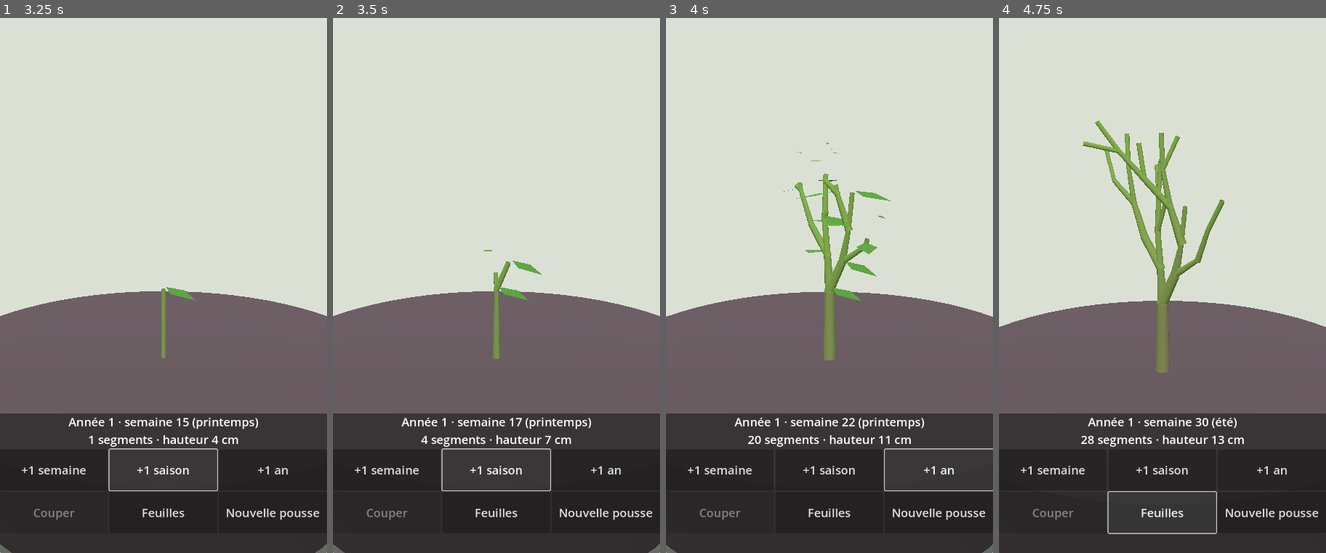
Above: before the commit, frames 1-4 (left to right).
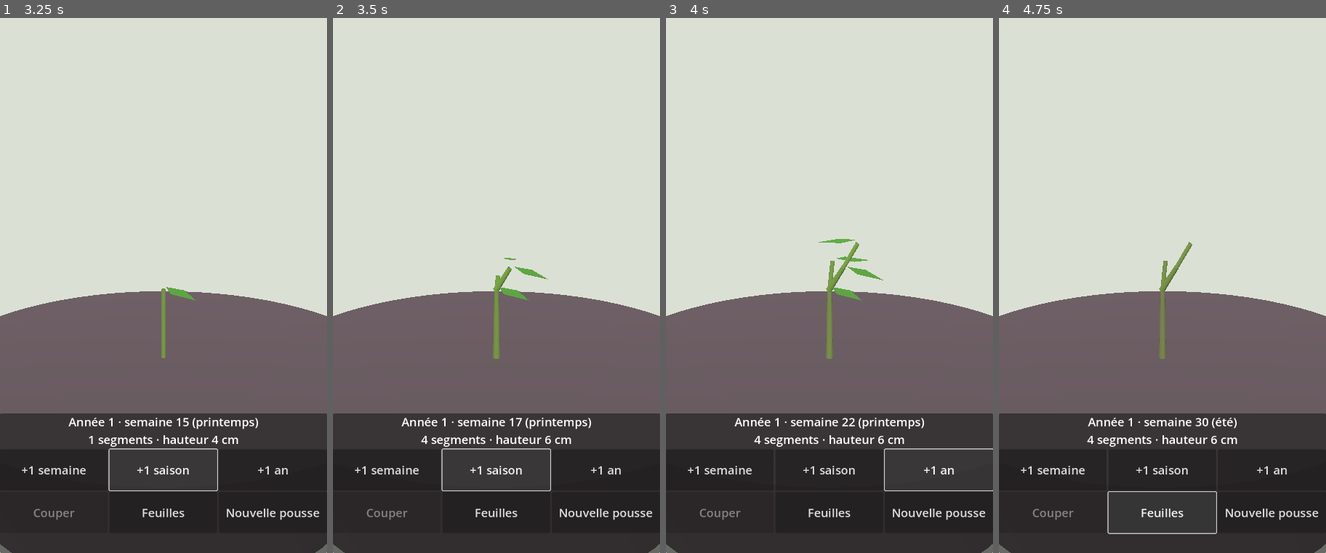
Above: after the commit, the same moments.

Repository: Ankool29/bonzai
Game: Godot game, scene res://scenes/main.tscn
The game is run twice, just before and just after one commit, with the same random seed, the same clock (stepped at 60 frames per second) and the same inputs.
Inputs:
- Up to frame 1 (3.25 s): click "Nouvelle pousse" at 0.5 s; click "Nouvelle pousse" at 1.25 s; click "+1 semaine" at 2 s; click "+1 saison" at 2.75 s
- Up to frame 2 (3.5 s): no input
- Up to frame 3 (4 s): click "+1 an" at 3.5 s
- Up to frame 4 (4.75 s): click "Feuilles" at 4.25 s

Frame 1 is identical in both runs. In frame 2, 0.2% of the frame differs, in the area x 46-67%, y 43-80%; in frame 3, 2.2%; in frame 4, 5.1%, in the area x 0-100%, y 19-100%.

Commit message:
Étape 3 : pousse irrégulière, rameaux courts, levée de dominance, réserves, rejets
Co-Authored-By: Claude Opus 5.5 <noreply@anthropic.com>
Claude-Session: https://claude.ai/code/session_01MAppfJEzF7Td7hJP7q14tM

Diff:
--- a/scripts/main.gd
+++ b/scripts/main.gd
@@ -13,6 +13,7 @@
 var frac := 0.0       # avancement dans la semaine en cours (pour voir les pousses s'allonger)
 var speed := 1.0      # semaines par seconde
 var show_leaves := true
+var layout := 0
 
 var touches := {}
 var tap_start := Vector2.ZERO
@@ -129,12 +130,16 @@
 		frac -= 1.0
 	if pending == 0:
 		frac = 0.0
+	if sim.layout != layout:  # des rameaux morts sont tombés : les indices ont changé
+		layout = sim.layout
+		selected = -1
 	_refresh()
 
 
 func _cut() -> void:
 	if sim.prune(selected):
 		selected = -1
+		layout = sim.layout
 		_refresh()
 
 
@@ -146,6 +151,7 @@
 func _new_tree() -> void:
 	sim.reset(randi())
 	selected = -1
+	layout = sim.layout
 	pending = 0
 	frac = 0.0
 	dist = 0.35
--- a/scripts/tree_sim.gd
+++ b/scripts/tree_sim.gd
@@ -21,7 +21,10 @@
 	var grow_time := 1.0     # semaines pour atteindre sa longueur
 	var dead := false        # à retirer du tableau
 	var dry := false         # bois mort resté sur l'arbre
+	var dry_week := 0
 	var weak := 0            # étés passés trop à l'ombre
+	var lat_q := 1.0         # qualité du bourgeon axillaire (puis vigueur propre du rameau latéral)
+	var release := 1.0       # bonus des bourgeons de ce nœud après une coupe (levée de dominance)
 	# recalculés à chaque poussée
 	var light := 0.0
 	var count := 0
@@ -48,7 +51,13 @@
 var bud_life := 52 * 8        # durée de vie d'un bourgeon dormant (semaines)
 var backbud_nodes := 4        # nœuds sous la coupe qui peuvent rebourgeonner
 var backbud_chance := 0.6
-var capacity := 1500          # entre-nœuds vivants que le pot peut nourrir (en attendant les racines)
+var pot_q := 120.0            # lumière au-delà de laquelle les racines du pot ne suivent plus
+var spur_min := 0.5           # vigueur minimale pour un rameau court…
+var spur_light := 0.7         # …et lumière minimale sur le bourgeon
+var release_nodes := 3        # nœuds sous la coupe qui profitent de la levée de dominance
+var release_boost := 3.0
+var sprout_excess := 1.4      # réserves / lumière au-delà duquel des rejets apparaissent
+var max_sprouts := 4
 
 ## Semaine de l'année -> force de la poussée (printemps puis petite poussée d'été).
 const FLUSHES := {15: 1.0, 18: 1.0, 21: 0.8, 27: 0.5}
@@ -68,12 +77,15 @@
 
 var segs: Array[Seg] = []
 var week := 0
+var reserve := 0.0            # vigueur que les racines peuvent fournir (suit la lumière avec retard)
+var layout := 0               # change quand des segments sont retirés (les indices changent)
 var rng := RandomNumberGenerator.new()
 
 
 func reset(seed_value: int = 1) -> void:
 	rng.seed = seed_value
 	segs.clear()
+	reserve = 0.0
 	week = 10  # début mars, année 1
 	var s := Seg.new()
 	s.end = Vector3(0, internode * 2.0, 0)
@@ -91,7 +103,7 @@
 	if w == DIEBACK_WEEK:
 		_dieback()
 	if w == 0:
-		_age_buds()
+		_end_of_year()
 
 
 ## Coupe le segment i et tout ce qu'il porte. Renvoie false pour la base (on ne coupe pas tout l'arbre).
@@ -100,7 +112,8 @@
 		return false
 	var j := segs[i].parent
 	_kill(i)
-	# La coupe réveille des bourgeons (dormants ou adventifs) sur les nœuds juste en dessous.
+	# La coupe lève la dominance apicale : les bourgeons juste en dessous (dormants ou adventifs)
+	# se réveillent et prennent de la vigueur l'année suivante.
 	for k in backbud_nodes:
 		if j < 0:
 			break
@@ -108,6 +121,8 @@
 		if not p.dry and not p.lat_bud and p.lat_child < 0 and rng.randf() < backbud_chance:
 			p.phase = rng.randf() * TAU
 			_set_lateral(p, (p.end - p.start).normalized())
+		if k < release_nodes:
+			p.release = release_boost
 		j = p.parent
 	_compact()
 	_basipetal()
@@ -139,17 +154,56 @@
 func _flush(strength: float) -> void:
 	_compute_shadow()
 	_basipetal()
+	if _sprouts():
+		_basipetal()
 	_allocate(strength)
 	_grow()
 	_basipetal()
 
 
-func _age_buds() -> void:
+func _end_of_year() -> void:
 	for s in segs:
+		s.release = 1.0
 		if s.lat_bud:
 			s.lat_bud_age += 52
 			if s.lat_bud_age > bud_life:
 				s.lat_bud = false
+	reserve = lerpf(reserve, segs[0].light, 0.5)  # les racines s'ajustent en un an ou deux
+	# Les rameaux morts fins tombent d'eux-mêmes au bout d'un an ; le gros bois mort reste.
+	var fell := false
+	for i in range(1, segs.size()):
+		var s := segs[i]
+		if s.dry and not s.dead and not segs[s.parent].dry and s.radius < 0.004 and week - s.dry_week >= 40:
+			_kill(i)
+			fell = true
+	if fell:
+		_compact()
+
+
+## Rejets : quand les racines fournissent bien plus que la couronne ne peut employer (après une
+## taille sévère), des bourgeons adventifs percent sur le vieux bois, surtout en bas du tronc.
+func _sprouts() -> bool:
+	var excess := reserve / maxf(segs[0].light, 0.01)
+	if excess < sprout_excess or segs.size() < 10:
+		return false
+	var n := mini(int((excess - sprout_excess) * 4.0) + 1, max_sprouts)
+	for k in n:
+		var best := -1
+		for tries in 10:  # parmi quelques nœuds de vieux bois, le plus gros (bas du tronc)
+			var c := rng.randi_range(0, segs.size() - 1)
+			var s := segs[c]
+			if s.dry or s.lat_bud or s.lat_child >= 0 or s.born > week - 52:
+				continue
+			if best < 0 or s.radius > segs[best].radius:
+				best = c
+		if best >= 0:
+			var p := segs[best]
+			p.phase = rng.randf() * TAU
+			_set_lateral(p, (p.end - p.start).normalized())
+			p.lat_dir = (p.lat_dir + Vector3.UP * 1.5).normalized()  # gourmand : pousse vers le haut
+			p.lat_q = 1.5
+			p.release = release_boost
+	return true
 
 
 ## Une branche trop à l'ombre pour sa taille s'affaiblit ; au deuxième été de suite, elle sèche
@@ -168,6 +222,7 @@
 					segs[k].dry = true
 					segs[k].term_bud = false
 					segs[k].lat_bud = false
+					segs[k].dry_week = week
 		else:
 			s.weak = 0
 	_basipetal()
@@ -203,13 +258,15 @@
 
 ## De la base vers les feuilles : répartition de la vigueur (Borchert-Honda).
 func _allocate(strength: float) -> void:
-	var pot := clampf(1.0 - float(segs[0].count) / capacity, 0.0, 1.0)
-	segs[0].vigor = alpha * segs[0].light * strength * pot
+	reserve = maxf(reserve, segs[0].light)
+	# Le pot plafonne ce que les racines fournissent : un gros arbre répartit la même vigueur
+	# sur plus de bourgeons, d'où des pousses plus courtes.
+	segs[0].vigor = alpha * pot_q * reserve / (reserve + pot_q) * strength
 	for s in segs:
 		var qm := segs[s.main_child].light if s.main_child >= 0 else s.q_term
 		var ql := segs[s.lat_child].light if s.lat_child >= 0 else s.q_lat
-		var wm := apical * qm
-		var wl := (1.0 - apical) * ql
+		var wm := apical * qm * (s.release if s.main_child < 0 else 1.0)
+		var wl := (1.0 - apical) * ql * s.lat_q * (s.release if s.lat_child < 0 else 1.0)
 		var tot := wm + wl
 		var vm := s.vigor * wm / tot if tot > 0.0 else 0.0
 		var vl := s.vigor * wl / tot if tot > 0.0 else 0.0
@@ -227,22 +284,23 @@
 	var n0 := segs.size()
 	for i in n0:
 		var s := segs[i]
-		# Arrondi au hasard : la vigueur fractionnaire n'est pas perdue en moyenne.
-		s.v_term = floorf(s.v_term + rng.randf())
-		s.v_lat = floorf(s.v_lat + rng.randf())
-		if s.term_bud and s.v_term >= 1.0:
+		if s.term_bud and (s.v_term >= 1.0 or (s.v_term >= spur_min and s.q_term >= spur_light)):
 			s.term_bud = false
 			s.main_child = _shoot(i, s.end - s.start, s.v_term)
-		if s.lat_bud and s.v_lat >= 1.0:
+		if s.lat_bud and (s.v_lat >= 1.0 or (s.v_lat >= spur_min and s.q_lat >= spur_light)):
 			s.lat_bud = false
 			s.lat_child = _shoot(i, s.lat_dir, s.v_lat)
 		s.v_term = 0.0
 		s.v_lat = 0.0
 
 
-## Fait pousser une tige de floor(v) entre-nœuds depuis le bout du segment parent. Renvoie le premier.
+## Fait pousser une tige depuis le bout du segment parent. Renvoie le premier entre-nœud.
+## Vigueur < 1 : rameau court (un entre-nœud minuscule). Sinon environ v entre-nœuds (arrondi au hasard),
+## d'autant plus longs que la pousse est vigoureuse, plus courts au début et à la fin du rameau.
 func _shoot(parent_i: int, dir: Vector3, v: float) -> int:
-	var n := mini(int(v), max_per_flush)
+	var spur := v < 1.0
+	var n := 1 if spur else clampi(int(v + rng.randf()), 1, max_per_flush)
+	var len_v := 0.3 if spur else clampf(0.5 + 0.15 * v, 0.5, 1.5)
 	var first := -1
 	var prev := parent_i
 	var d := dir.normalized()
@@ -254,13 +312,15 @@
 		var s := Seg.new()
 		s.parent = prev
 		s.start = p
-		s.end = p + d * internode
+		var profile := 1.0 if spur else 0.6 + 0.6 * sin(PI * (k + 0.5) / n)
+		s.end = p + d * internode * len_v * profile * rng.randf_range(0.8, 1.2)
 		s.radius = tip_radius
 		s.grow_time = GROW_WEEKS / n
 		s.born = week + k * s.grow_time  # les entre-nœuds s'allongent l'un après l'autre
 		phase += phyllotaxy + rng.randf_range(-0.2, 0.2)
 		s.phase = phase
 		_set_lateral(s, d)
+		s.lat_q = rng.randf_range(0.6, 1.4) * (0.7 + 0.6 * float(k + 1) / n)  # acrotonie : le haut du rameau part plus fort
 		segs.append(s)
 		var idx := segs.size() - 1
 		if k == 0:
@@ -310,6 +370,7 @@
 		s.main_child = remap[s.main_child] if s.main_child >= 0 else -1
 		s.lat_child = remap[s.lat_child] if s.lat_child >= 0 else -1
 	segs = out
+	layout += 1
 
 
 # --- Grille d'ombre ---
Not shown, changed: docs/A_CORRIGER.md
Not shown, added: docs/ETAPE3.md
